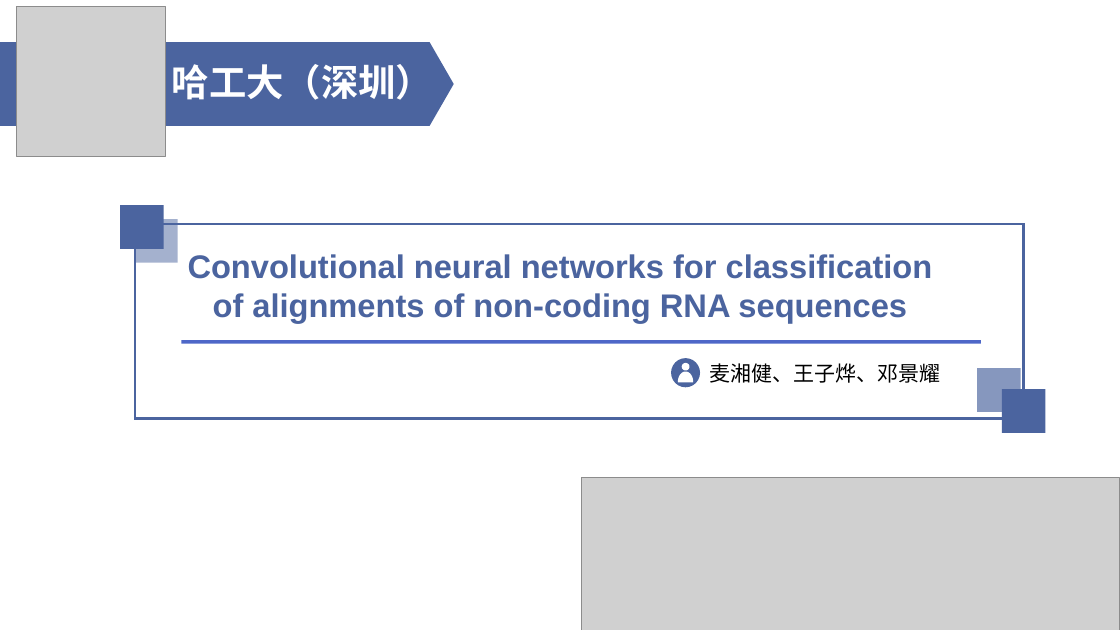
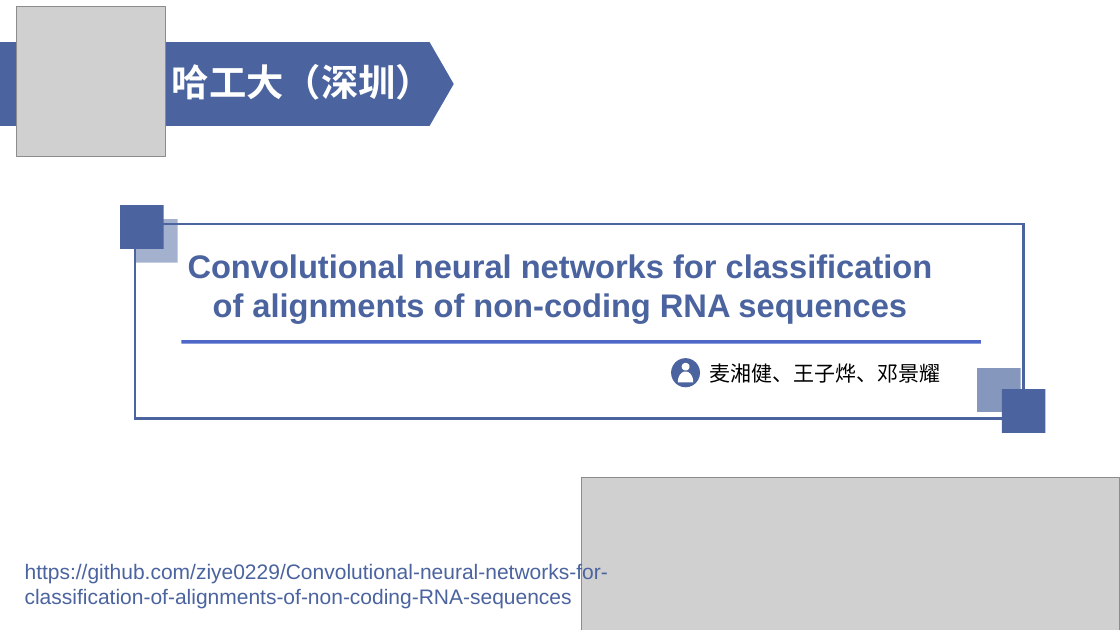
Before and after one commit to Ziyeeee/Convolutional-neural-networks-for-classification-of-alignments-of-non-coding-RNA-sequences, a slide deck: slide 1 of 啥都队v1.1.ppt. Drawn at 1120x630 pixels with LibreOffice and Linux fonts; fonts in the diff are those of the drawing; grey boxes stand for pictures. Boxes give left, top, right and bottom in pixels: in the first picture for what was removed or moved away, otherwise in the second. Text is boxed around its words. In the diff, an @@ line names an element or a change of style, - is before the commit and + after.

```diff
--- a/啥都队v1.1.ppt
+++ b/啥都队v1.1.ppt
@@ text added at (25,562,608,608), 18 pt, text #4B649F @@
+https://github.com/ziye0229/Convolutional-neural-networks-for-classification-of-alignments-of-non-coding-RNA-sequences
```
Also in this commit, not shown: 2 other slides changed, 1 other file.
